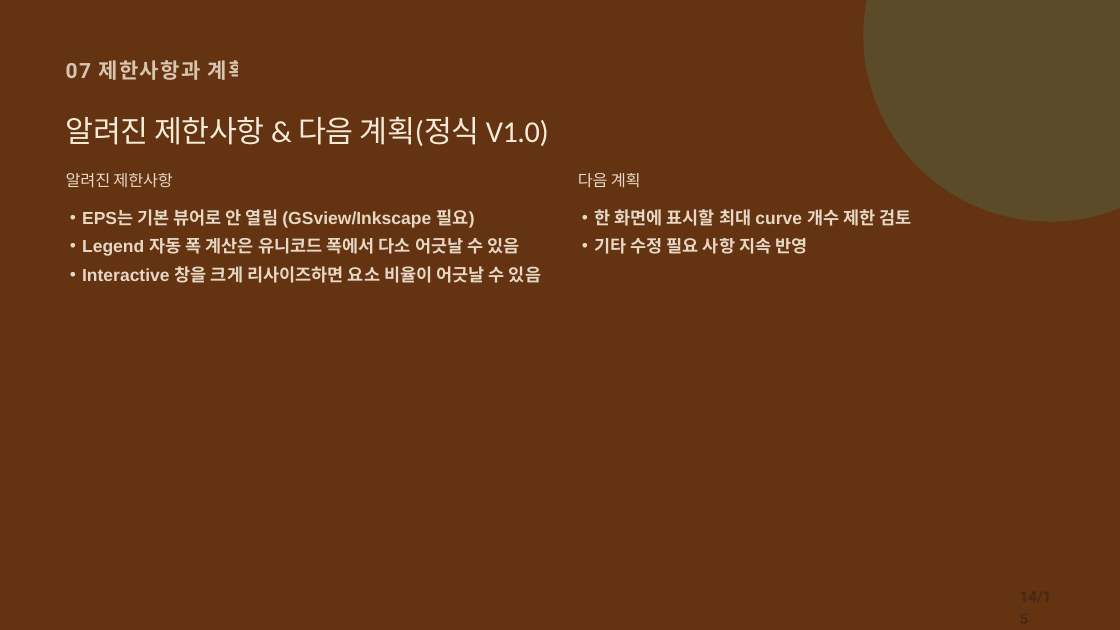
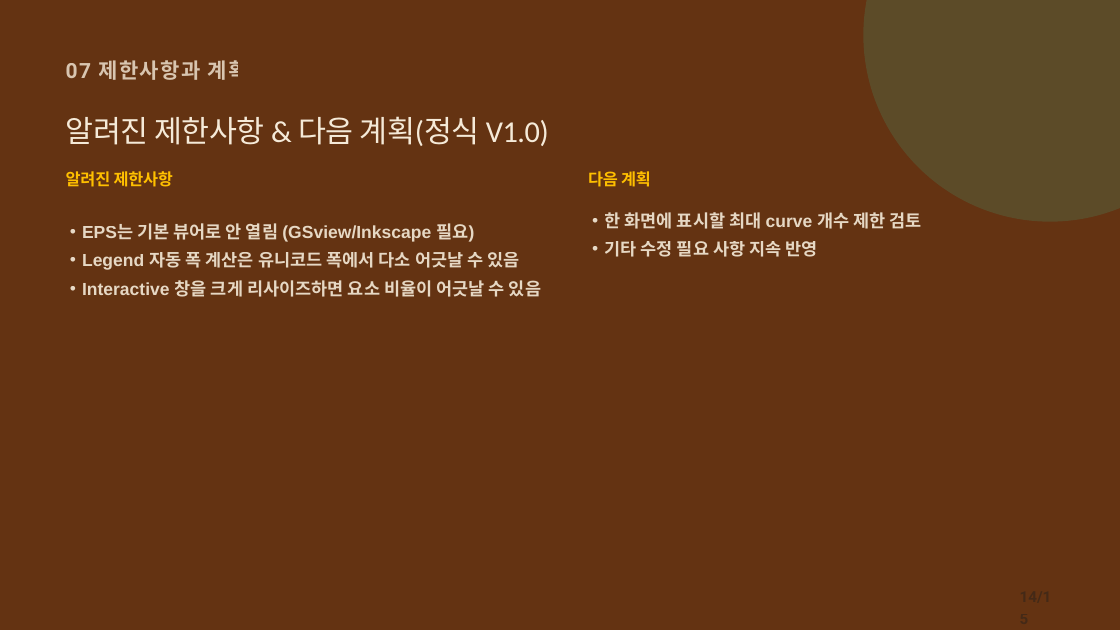
Before and after one commit to CWKIM113/CathPlot_Pub, a slide deck: slide 14 of CathPlot_Deck.pptx. Drawn at 1120x630 pixels with LibreOffice and Linux fonts; fonts in the diff are those of the drawing. Boxes give left, top, right and bottom in pixels: in the first picture for what was removed or moved away, otherwise in the second. Text is boxed around its words. In the diff, an @@ line names an element or a change of style, - is before the commit and + after.

```diff
--- a/CathPlot_Deck.pptx
+++ b/CathPlot_Deck.pptx
@@ text "알려진 제한사항" at (66,171,173,187): text colour #F5EAD8 at 90% opacity to #FFC000, bold on; line spacing 0.98 to 0.88 @@
@@ text "다음 계획": place and size @@
-text "다음 계획" at (578,173,641,188)
+text "다음 계획" at (588,171,651,187)
@@ text "다음 계획" at (588,171,651,187): text colour #F5EAD8 at 90% opacity to #FFC000, bold on; line spacing 0.98 to 0.88 @@
@@ text "한 화면에 표시할 최대 curve ...": place and size @@
-text "한 화면에 표시할 최대 curve ..." at (594,209,912,254)
+text "한 화면에 표시할 최대 curve ..." at (604,212,922,257)
@@ text "EPS는 기본 뷰어로 안 열림 ...": place and size @@
-text "EPS는 기본 뷰어로 안 열림 ..." at (82,209,541,283)
+text "EPS는 기본 뷰어로 안 열림 ..." at (82,223,541,297)
```
Also in this commit, not shown: 10 other slides changed, 1 other file.
